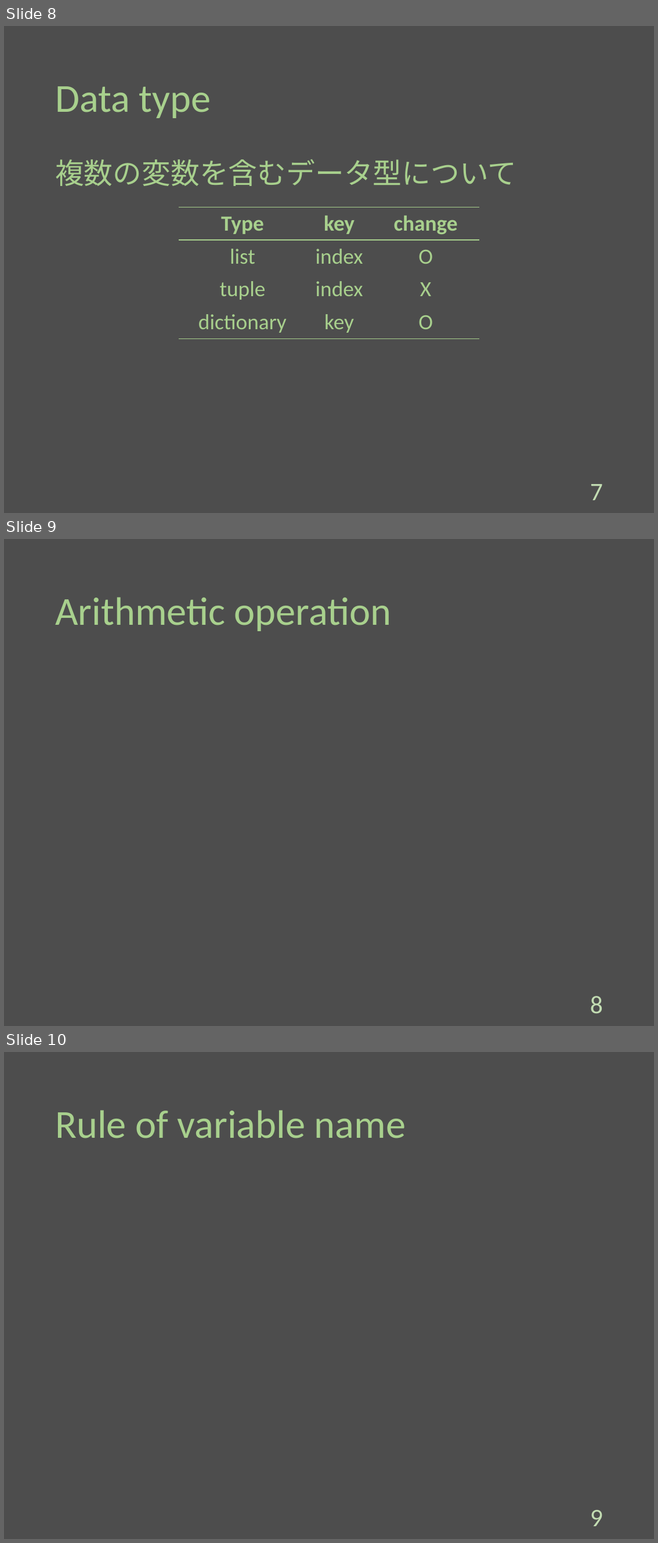
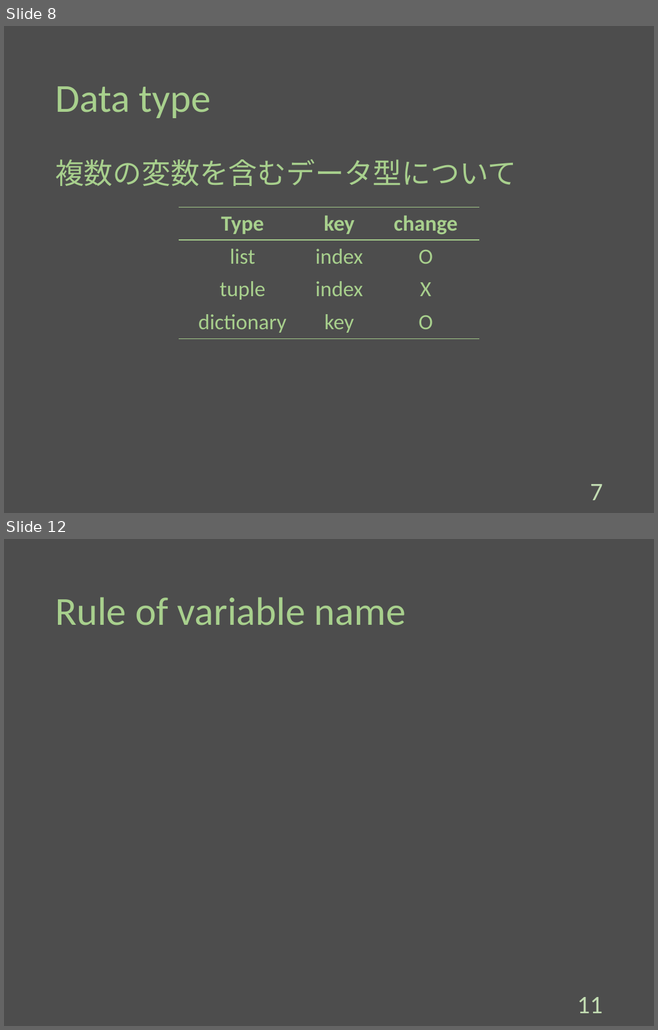
Before and after one commit to Melbeck777/program_seminar, a slide deck: ProgramSlide.pptx. Shown one above the other, each under a label of ours: slides 8, 9 and 10 before the commit, slides 8 and 12 after it; the slides between them are not shown. The pictures are 658x1543 and 658x1030 pixels, drawn with LibreOffice and Linux fonts; fonts in the diff are those of the drawing. Boxes give left, top, right and bottom in pixels: in the first picture for what was removed or moved away, otherwise in the second. Text is boxed around its words. In the diff, an @@ line names an element or a change of style, - is before the commit and + after.

Commit message:
[add]:Change 'Arithmetic operation' to 'Operation' and write operation

```diff
--- a/ProgramSlide.pptx
+++ b/ProgramSlide.pptx
@@ slide 9 removed at (4, 539, 654, 1026), background #4D4D4D @@
@@ title removed at (55, 597, 391, 631) @@
-Arithmetic operation
@@ page number removed at (590, 996, 603, 1014) @@
-8
@@ what was slide 10 is now slide 12 @@
@@ page number at (577, 997, 603, 1013): text changed @@
-9
+11
```
Also in this commit, not shown: 1 slide changed, 4 slides added, 1 other slide removed.
